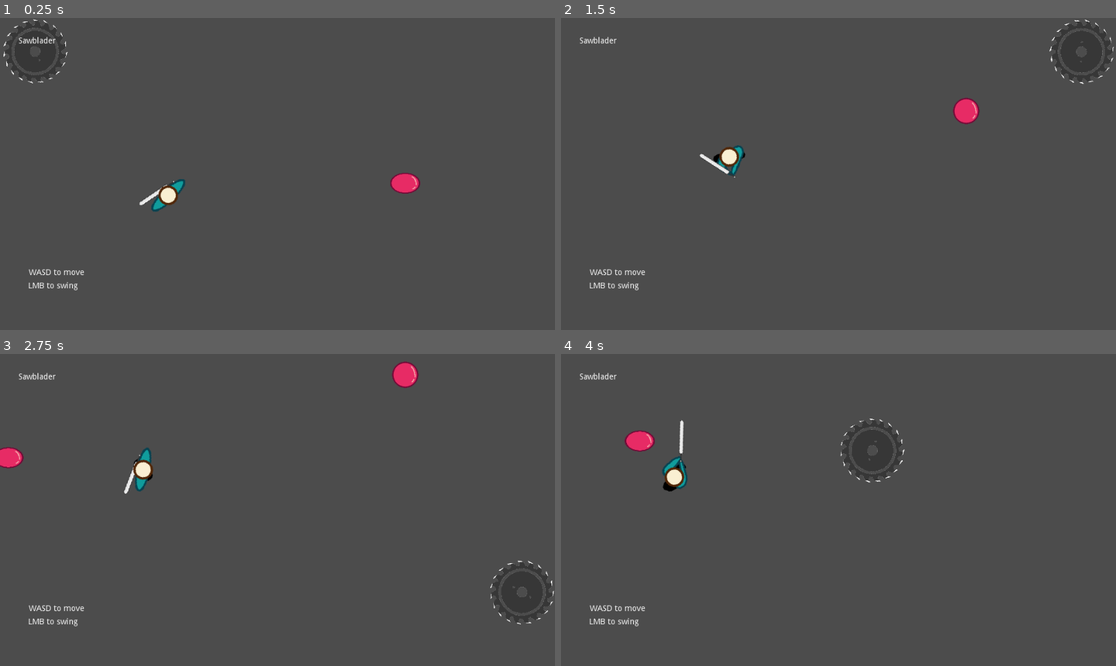
Above: before the commit, frames 1-4 (two rows, left to right).
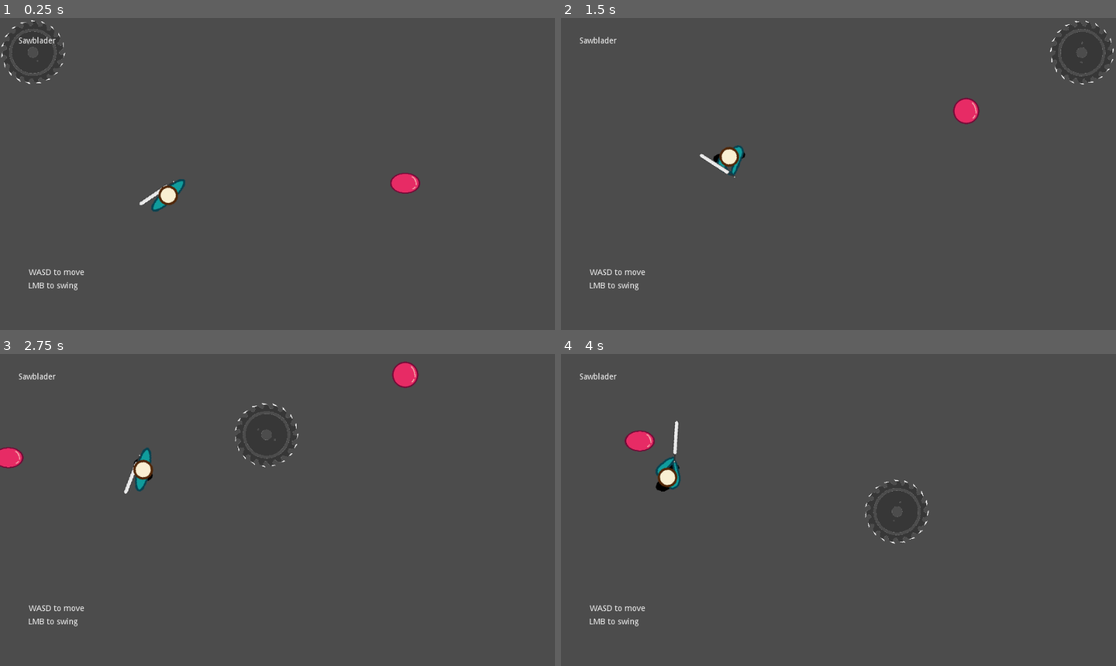
Above: after the commit, the same moments.

Repository: Zircon332/Sawblader
Game: Godot game, scene res://scenes/main.tscn
Same seed, same stepped clock (60 frames per second), same inputs: the game is played once before the commit and once after it.
Inputs (mouse positions are in pixels of both pictures, inside the frame that each line leads up to):
- Up to frame 1 (0.25 s): no input
- Up to frame 2 (1.5 s): move the mouse to (810, 236) at 0.52 s; hold W (move_up) from 0.53 s (still down); click (810, 236) at 0.6 s; move the mouse to (1005, 220) at 1.27 s; click (1005, 220) at 1.35 s
- Up to frame 3 (2.75 s): move the mouse to (111, 463) at 2.02 s; release W (move_up) at 2.03 s; hold A (move_left) from 2.03 s (still down); click (111, 463) at 2.1 s
- Up to frame 4 (4 s): move the mouse to (866, 510) at 2.77 s; click (866, 510) at 2.85 s; move the mouse to (755, 432) at 3.52 s; release A (move_left) at 3.53 s; hold S (move_down) from 3.53 s (still down); click (755, 432) at 3.6 s

The runs differ from the first frame. In frame 1, 0.2% of the frame differs, in the area x 0-13%, y 0-22%; in frame 2, 0.2%; in frame 3, 0.2%; in frame 4, 0.8%, in the area x 17-67%, y 20-61%.

Commit message:
Added start screen

Diff:
--- a/scenes/main.tscn
+++ b/scenes/main.tscn
@@ -9,37 +9,6 @@
 
 [node name="Main" type="Node2D"]
 script = ExtResource( 2 )
-
-[node name="Spawner" parent="." instance=ExtResource( 1 )]
-position = Vector2( 73.1666, 47.4188 )
-scale = Vector2( 0.817454, 0.764396 )
-
-[node name="Slime" parent="." instance=ExtResource( 3 )]
-position = Vector2( 701, 311 )
-
-[node name="Player" parent="." instance=ExtResource( 4 )]
-position = Vector2( 291, 307 )
-
-[node name="Saw" parent="." instance=ExtResource( 5 )]
-position = Vector2( 580, 432 )
-
-[node name="Walls" type="Node2D" parent="."]
-
-[node name="Wall" parent="Walls" instance=ExtResource( 6 )]
-position = Vector2( -407, 250 )
-scale = Vector2( 40.7707, -54.9909 )
-
-[node name="Wall2" parent="Walls" instance=ExtResource( 6 )]
-position = Vector2( 1425, 320 )
-scale = Vector2( 46.5856, -58.0522 )
-
-[node name="Wall3" parent="Walls" instance=ExtResource( 6 )]
-position = Vector2( 587, -173 )
-scale = Vector2( -120.19, -17.5083 )
-
-[node name="Wall4" parent="Walls" instance=ExtResource( 6 )]
-position = Vector2( 542, 715 )
-scale = Vector2( -87.51, -17.5083 )
 
 [node name="CanvasLayer" type="CanvasLayer" parent="."]
 
@@ -71,3 +40,34 @@
 margin_bottom = 477.0
 rect_min_size = Vector2( 0, 20 )
 text = "LMB to swing"
+
+[node name="Spawner" parent="." instance=ExtResource( 1 )]
+position = Vector2( 73.1666, 47.4188 )
+scale = Vector2( 0.817454, 0.764396 )
+
+[node name="Slime" parent="." instance=ExtResource( 3 )]
+position = Vector2( 701, 311 )
+
+[node name="Player" parent="." instance=ExtResource( 4 )]
+position = Vector2( 291, 307 )
+
+[node name="Saw" parent="." instance=ExtResource( 5 )]
+position = Vector2( 577, 445 )
+
+[node name="Walls" type="Node2D" parent="."]
+
+[node name="Wall" parent="Walls" instance=ExtResource( 6 )]
+position = Vector2( -407, 250 )
+scale = Vector2( 40.7707, -54.9909 )
+
+[node name="Wall2" parent="Walls" instance=ExtResource( 6 )]
+position = Vector2( 1425, 320 )
+scale = Vector2( 46.5856, -58.0522 )
+
+[node name="Wall3" parent="Walls" instance=ExtResource( 6 )]
+position = Vector2( 587, -173 )
+scale = Vector2( -120.19, -17.5083 )
+
+[node name="Wall4" parent="Walls" instance=ExtResource( 6 )]
+position = Vector2( 542, 715 )
+scale = Vector2( -87.51, -17.5083 )
